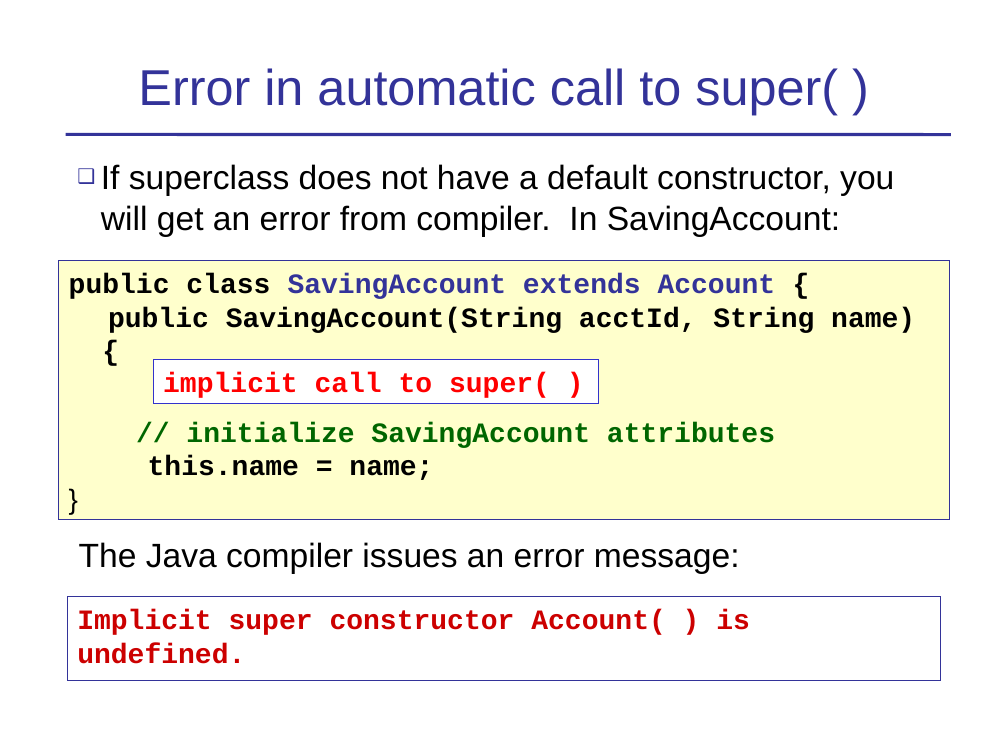
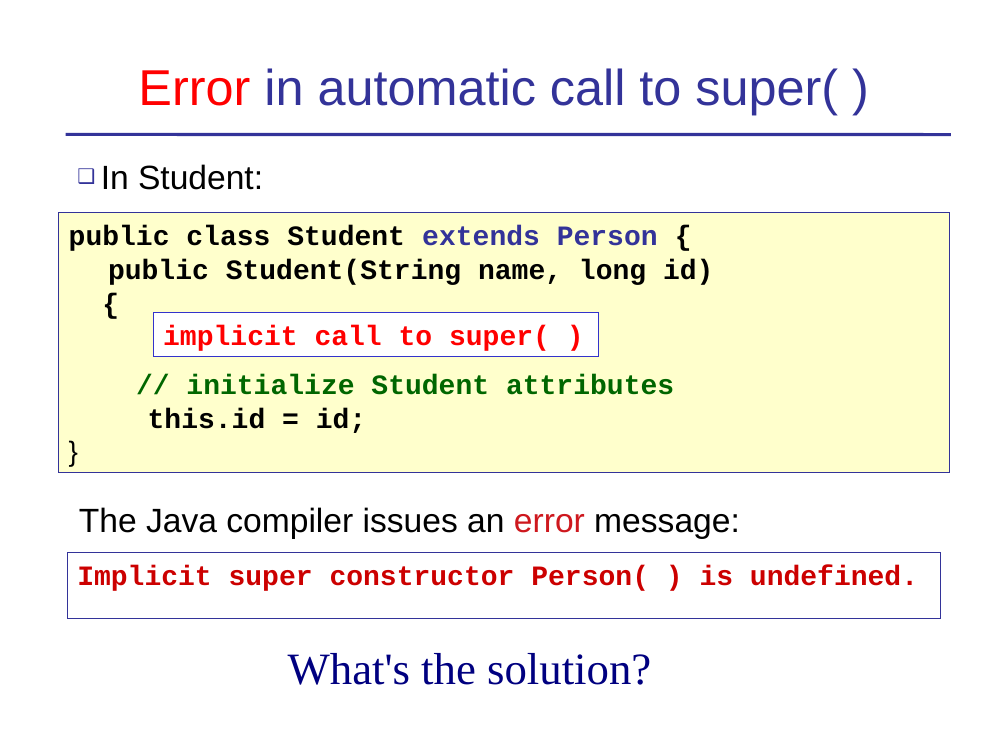
Before and after one commit to skeoop/skeoop.github.io, a slide deck: slide 21 of oop/Inheritance-Basics.ppt (slide 19 before the commit). Drawn at 1008x756 pixels with LibreOffice and Linux fonts; fonts in the diff are those of the drawing. Boxes give left, top, right and bottom in pixels: in the first picture for what was removed or moved away, otherwise in the second. Text is boxed around its words. In the diff, an @@ line names an element or a change of style, - is before the commit and + after.

```diff
--- a/oop/Inheritance-Basics.ppt
+++ b/oop/Inheritance-Basics.ppt
@@ title "Error in automatic call to ..." at (138,68,838,115): text colour #333399 to #FF0000 in "Error" @@
@@ text removed at (101,164,894,237) @@
-❑ If superclass does not have a default constructor, you will get an error from compiler. In SavingAccount:
@@ text added at (101,164,263,190), 24 pt, text #000000 @@
+❑ In Student:
@@ rectangle "public class Student extends Person ...": place and size @@
-rectangle "public class Student extends Person ..." at (58,260,949,520)
+rectangle "public class Student extends Person ..." at (58,213,949,473)
@@ text in rectangle at (69,226,713,285): text changed @@
-public class SavingAccount extends Account {
-public SavingAccount(String acctId, String name)
+public class Student extends Person {
+public Student(String name, long id)
@@ rectangle "implicit call to super( )": place and size @@
-rectangle "implicit call to super( )" at (153,360,599,404)
+rectangle "implicit call to super( )" at (153,312,599,357)
@@ text in rectangle at (148,374,674,433): text changed @@
-// initialize SavingAccount attributes
-this.name = name;
+// initialize Student attributes
+this.id = id;
@@ text "The Java compiler issues an ...": place and size @@
-text "The Java compiler issues an ..." at (79,542,740,574)
+text "The Java compiler issues an ..." at (79,507,740,539)
@@ text "The Java compiler issues an ..." at (79,507,740,539): text colour #000000 to #CE181E in "error" @@
@@ rectangle "Implicit super constructor Person( ) ...": place and size @@
-rectangle "Implicit super constructor Person( ) ..." at (68,597,940,680)
+rectangle "Implicit super constructor Person( ) ..." at (68,552,940,619)
@@ text in rectangle at (77,566,918,591): text changed @@
-Implicit super constructor Account( ) is undefined.
+Implicit super constructor Person( ) is undefined.
@@ text added at (288,653,651,685), 32 pt, text #000080 @@
+What's the solution?
```
Also in this commit, not shown: 11 other slides changed, 5 slides added, 13 other files.
